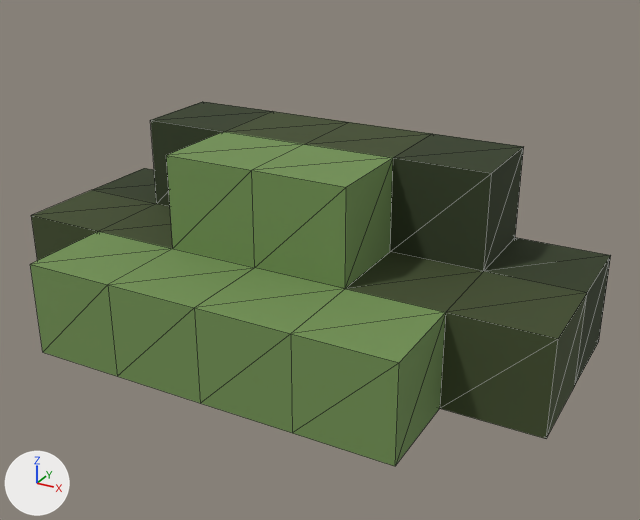
The glTF model assets/environment/dressing_pack/moss_cliff_ledge/output/model.glb as it was, and as the next commit left it.
Rendered twice from a 50 mm camera at (0.44, -0.767, 0.457) aimed at (0.064, -0.083, 0.115). The lights are fixed; the arrows at lower left show +X, +Y and +Z. The first picture is the older version. Mesh edges are drawn as thin lines. Vertices at exactly the same position are counted once.

In view in the first picture: 'moss_cliff_ledge'.
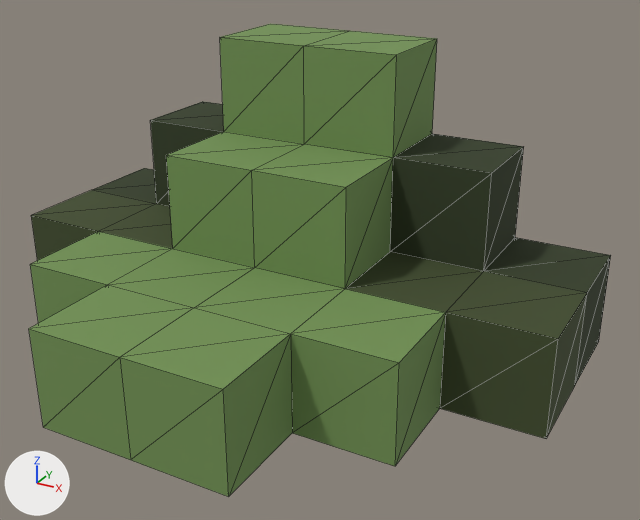
The newer file is also turned or shifted as a whole; pictures and numbers use the older file's frame.

Location of each change, (x1, y1, x2, y2) in pixels of the pictures (640 x 520 px):
'moss_cliff_ledge', reshaped (30% taller)
    before: (30, 101, 611, 466)
    after: (29, 24, 611, 497)
part 1 of me_moss_cliff_ledge_mesh, built on
    before: (108, 285, 292, 433)
    after: (29, 285, 292, 497)
part 2 of me_moss_cliff_ledge_mesh, built on
    before: (224, 111, 431, 158)
    after: (220, 24, 437, 158)

The change in detail:
me_moss_cliff_ledge_mesh is used by ob_moss_cliff_ledge; location (0.0, 0.0, 0.0).
me_moss_cliff_ledge_mesh had 64 vertices, 124 faces and spanned x -0.3..0.3, y -0.2..0.1, z 0.0..0.2.
me_moss_cliff_ledge_mesh now has 76 vertices, 148 faces and spans x -0.3..0.3, y -0.3..0.1, z 0.0..0.3.
Part 1, on me_moss_cliff_ledge_mesh:
4 faces are deleted.
6 new vertices lie (0.0, -0.1, 0.0) away from vertices in x -0.1..0.1, y -0.2, z 0.0..0.1.
16 new faces join them.
Part 2, on me_moss_cliff_ledge_mesh:
4 faces are deleted.
6 new vertices lie (0.0, 0.0, 0.1) away from vertices in x -0.1..0.1, y 0.0..0.1, z 0.2.
16 new faces join them.
